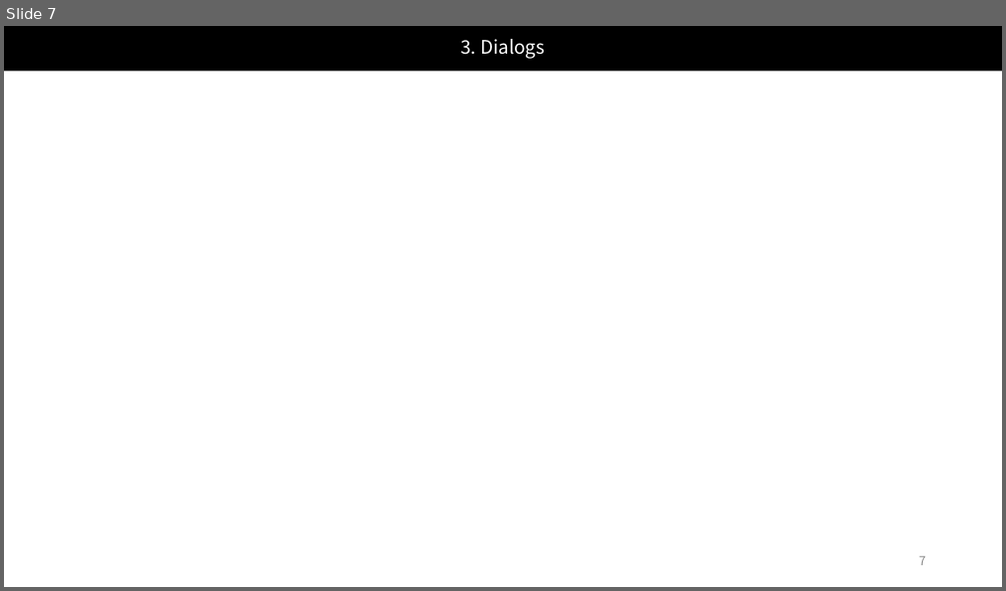
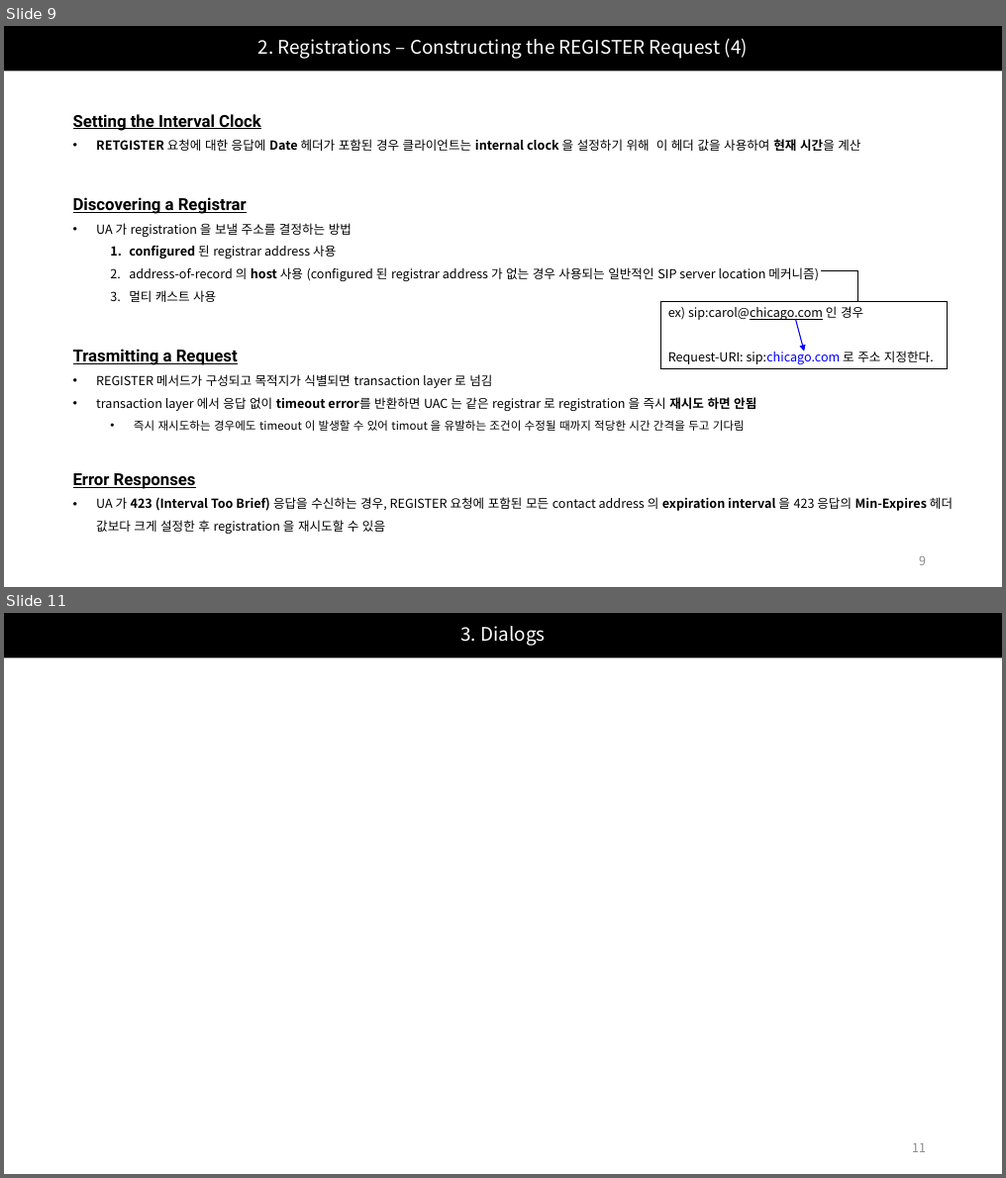
Before and after one commit to Epsilonely/SIP-Survey, a slide deck: 세미나 2차.pptx. Shown one above the other, each under a label of ours: slide 7 before the commit, slides 9 and 11 after it; the slides between them are not shown. The pictures are 1006x591 and 1006x1178 pixels, drawn with LibreOffice and Linux fonts; fonts in the diff are those of the drawing. Boxes give left, top, right and bottom in pixels: in the first picture for what was removed or moved away, otherwise in the second. Text is boxed around its words. In the diff, an @@ line names an element or a change of style, - is before the commit and + after.

```diff
--- a/세미나 2차.pptx
+++ b/세미나 2차.pptx
@@ slide 9 added at (x1=4, y1=26, x2=1002, y2=587), background #FFFFFF @@
@@ title added at (x1=4, y1=26, x2=1002, y2=71), fill #000000, 18 pt, text #FFFFFF @@
+2. Registrations – Constructing the REGISTER Request (4)
@@ text added at (x1=73, y1=114, x2=860, y2=151), 12 pt, text #000000, bold @@
+Setting the Interval Clock
+• RETGISTER 요청에 대한 응답에 Date 헤더가 포함된 경우 클라이언트는 internal clock 을 설정하기 위해 이 헤더 값을 사용하여 현재 시간을 계산
@@ text added at (x1=73, y1=197, x2=819, y2=302), 12 pt, text #000000 @@
+Discovering a Registrar
+• UA 가 registration 을 보낼 주소를 결정하는 방법
+  1. configured 된 registrar address 사용
+  2. address-of-record 의 host 사용 (configured 된 registrar address 가 없는 경우 사용되는 일반적인 SIP server location 메커니즘)
+  3. 멀티 캐스트 사용
@@ elbow line added from (822, 271) to (921, 301), #000000 0.5 pt @@
@@ rectangle added at (x1=661, y1=301, x2=948, y2=370), outline #000000 0.75 pt, 12 pt, text #000000 @@
+ex) sip:carol@chicago.com 인 경우
+Request-URI: sip:chicago.com 로 주소 지정한다.
@@ arrow added from (796, 319) to (804, 352), #0000FF 1 pt @@
@@ text added at (x1=73, y1=349, x2=756, y2=431), 12 pt, text #000000 @@
+Trasmitting a Request
+• REGISTER 메서드가 구성되고 목적지가 식별되면 transaction layer 로 넘김
+• transaction layer 에서 응답 없이 timeout error를 반환하면 UAC 는 같은 registrar 로 registration 을 즉시 재시도 하면 안됨
+  • 즉시 재시도하는 경우에도 timeout 이 발생할 수 있어 timout 을 유발하는 조건이 수정될 때까지 적당한 시간 간격을 두고 기다림
@@ text added at (x1=73, y1=473, x2=952, y2=534), 12 pt, text #000000 @@
+Error Responses
+• UA 가 423 (Interval Too Brief) 응답을 수신하는 경우, REGISTER 요청에 포함된 모든 contact address 의 expiration interval 을 423 응답의 Min-Expires 헤더 값보다 크게 설정한 후 registration 을 재시도할 수 있음
@@ page number added at (x1=919, y1=557, x2=926, y2=566), 12 pt, text #8C8C8C @@
+9
@@ what was slide 7 is now slide 11 @@
@@ page number at (x1=912, y1=1144, x2=926, y2=1153): text changed @@
-7
+11
```
Also in this commit, not shown: 2 slides changed, 3 other slides added.
